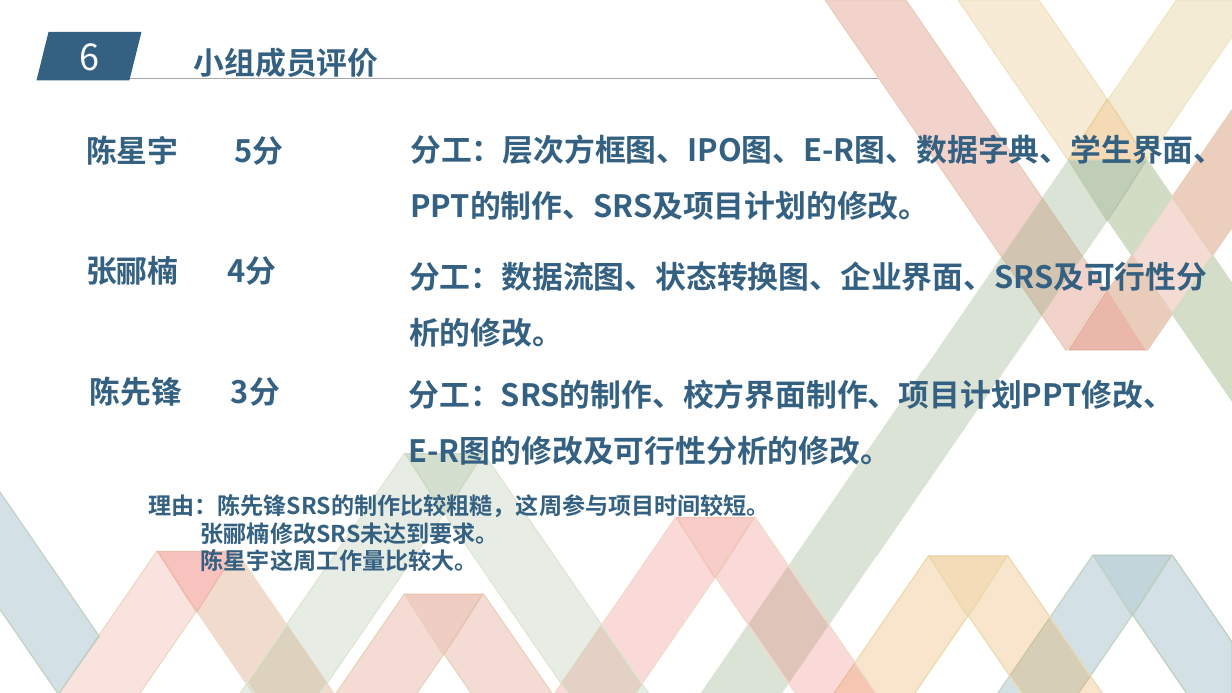
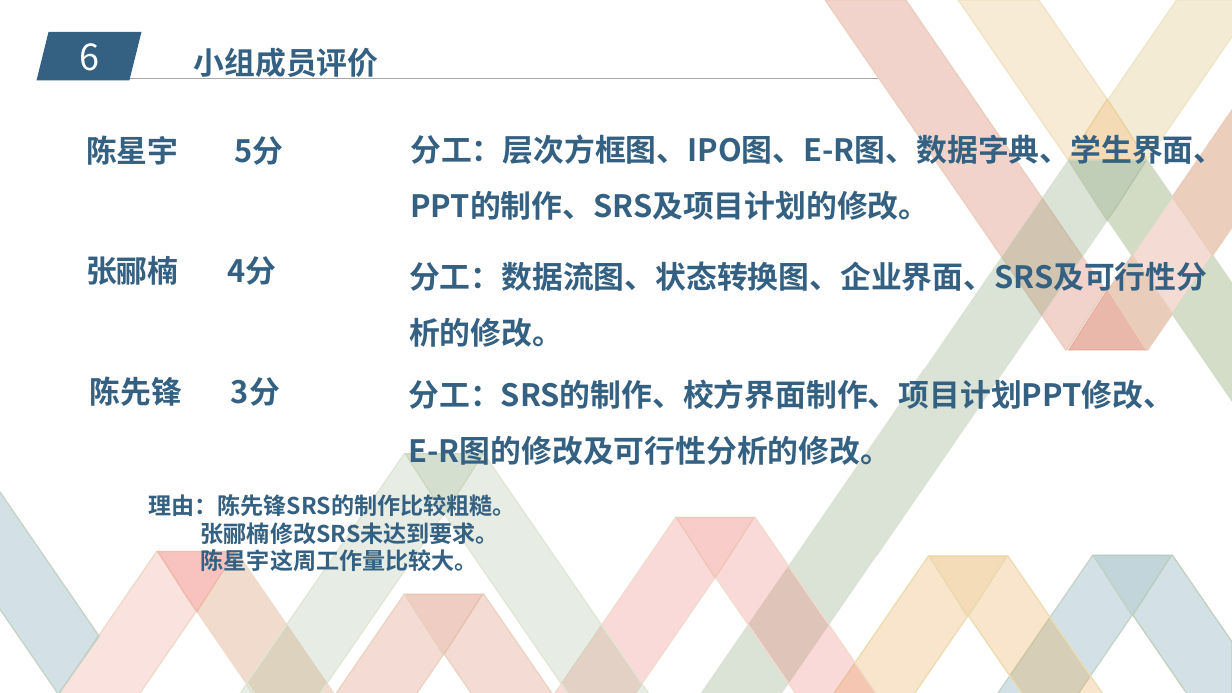
Before and after one commit to zucccxy/project, a slide deck: slide 31 of SRS展示ppt.pptx. Drawn at 1232x693 pixels with LibreOffice and Linux fonts; fonts in the diff are those of the drawing; background and template pictures are left out. Boxes give left, top, right and bottom in pixels: in the first picture for what was removed or moved away, otherwise in the second. Text is boxed around its words. In the diff, an @@ line names an element or a change of style, - is before the commit and + after.

```diff
--- a/SRS展示ppt.pptx
+++ b/SRS展示ppt.pptx
@@ text at bbox=[148, 494, 516, 516]: text changed @@
-理由：陈先锋SRS的制作比较粗糙，这周参与项目时间较短。
+理由：陈先锋SRS的制作比较粗糙。
```
Also in this commit, not shown: 1 other slide changed.
